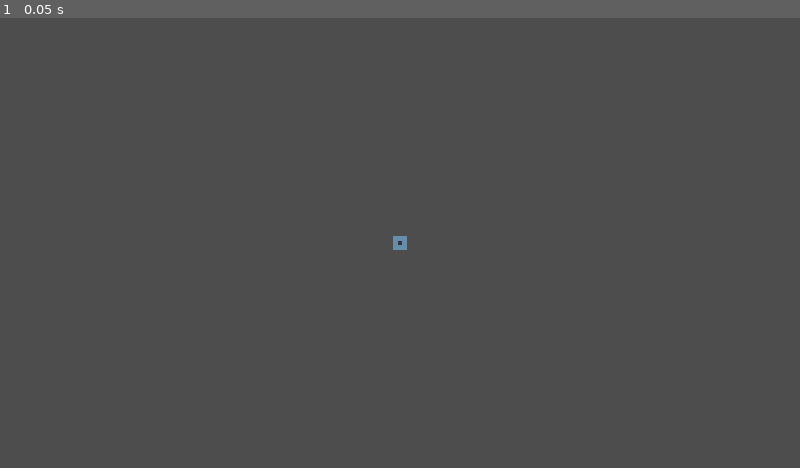
Above: before the commit, frame 1.
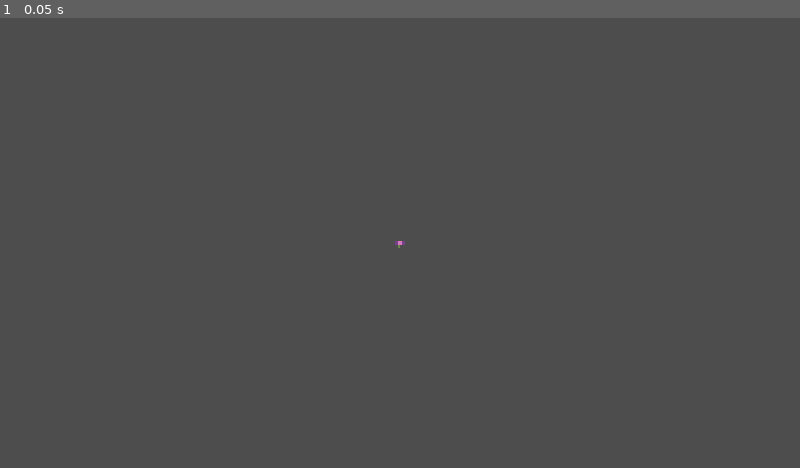
Above: after the commit, the same moment.

Repository: t-feix/very-serious-game
Game: Godot game, scene res://player/player.tscn
Two runs of this game, one before a commit and one after it. Both use one fixed random seed, a clock stepped at 60 frames per second and the inputs below. This scene is started directly instead of the project's main scene.
Inputs:
- Up to frame 1 (0.05 s): no input

The runs differ from the first frame. In frame 1, less than 0.1% of the frame differs, in the area x 49-51%, y 48-52%.

Commit message:
Added Basic Floor+Wall Spritesheet & Walkcycle dummy

Diff:
--- a/environment/walls/walls_tileset.tres
+++ b/environment/walls/walls_tileset.tres
@@ -1,6 +1,7 @@
 [gd_resource type="TileSet" format=3 uid="uid://do5defqbo3d5a"]
 
 [ext_resource type="Texture2D" uid="uid://cw5cl4ewfyyyx" path="res://environment/walls/wall_tile.png" id="1_ya4mo"]
+[ext_resource type="Texture2D" uid="uid://cwpdmxsdlw0gq" path="res://environment/walls/Topdown sprite sheet.png" id="2_2gc53"]
 
 [sub_resource type="TileSetAtlasSource" id="TileSetAtlasSource_2gc53"]
 texture = ExtResource("1_ya4mo")
@@ -8,7 +9,48 @@
 0:0/0 = 0
 0:0/0/physics_layer_0/polygon_0/points = PackedVector2Array(-16, -16, 16, -16, 16, 16, -16, 16)
 
+[sub_resource type="TileSetAtlasSource" id="TileSetAtlasSource_ewvck"]
+texture = ExtResource("2_2gc53")
+texture_region_size = Vector2i(32, 32)
+1:0/0 = 0
+2:0/0 = 0
+3:0/0 = 0
+4:0/0 = 0
+5:0/0 = 0
+6:0/0 = 0
+2:1/0 = 0
+3:1/0 = 0
+4:1/0 = 0
+5:1/0 = 0
+6:1/0 = 0
+0:2/0 = 0
+1:2/0 = 0
+2:2/0 = 0
+3:2/0 = 0
+4:2/0 = 0
+5:2/0 = 0
+6:2/0 = 0
+0:3/0 = 0
+1:3/0 = 0
+2:3/0 = 0
+3:3/0 = 0
+4:3/0 = 0
+5:3/0 = 0
+0:4/0 = 0
+1:4/0 = 0
+2:4/0 = 0
+3:4/0 = 0
+4:4/0 = 0
+5:4/0 = 0
+0:5/0 = 0
+1:5/0 = 0
+2:5/0 = 0
+3:5/0 = 0
+4:5/0 = 0
+5:5/0 = 0
+
 [resource]
 tile_size = Vector2i(32, 32)
 physics_layer_0/collision_layer = 1
 sources/0 = SubResource("TileSetAtlasSource_2gc53")
+sources/2 = SubResource("TileSetAtlasSource_ewvck")
--- a/player/player.tscn
+++ b/player/player.tscn
@@ -1,10 +1,48 @@
 [gd_scene format=3 uid="uid://bd42beihk1c6a"]
 
-[ext_resource type="Texture2D" uid="uid://cq7662n45o0au" path="res://player/player.png" id="1_oul6g"]
 [ext_resource type="Script" uid="uid://cuedcj6wvkm6l" path="res://player/player.gd" id="1_rkbax"]
+[ext_resource type="Texture2D" uid="uid://2k12aot6xolk" path="res://player/Topdown test1-Sheet.png" id="2_rkbax"]
 
 [sub_resource type="CircleShape2D" id="CircleShape2D_rkbax"]
 radius = 16.0
+
+[sub_resource type="Animation" id="Animation_g1dw6"]
+length = 0.001
+tracks/0/type = "value"
+tracks/0/imported = false
+tracks/0/enabled = true
+tracks/0/path = NodePath("Sprite2D:frame")
+tracks/0/interp = 1
+tracks/0/loop_wrap = true
+tracks/0/keys = {
+"times": PackedFloat32Array(0),
+"transitions": PackedFloat32Array(1),
+"update": 1,
+"values": [1]
+}
+
+[sub_resource type="Animation" id="Animation_yw30f"]
+resource_name = "Walk"
+length = 1.0666701
+loop_mode = 1
+tracks/0/type = "value"
+tracks/0/imported = false
+tracks/0/enabled = true
+tracks/0/path = NodePath("Sprite2D:frame")
+tracks/0/interp = 1
+tracks/0/loop_wrap = true
+tracks/0/keys = {
+"times": PackedFloat32Array(0, 0.13333334, 0.26666668, 0.4, 0.53333336, 0.6666667, 0.8, 0.93333334),
+"transitions": PackedFloat32Array(1, 1, 1, 1, 1, 1, 1, 1),
+"update": 1,
+"values": [0, 1, 2, 3, 4, 5, 6, 7]
+}
+
+[sub_resource type="AnimationLibrary" id="AnimationLibrary_qjkh3"]
+_data = {
+&"RESET": SubResource("Animation_g1dw6"),
+&"Walk": SubResource("Animation_yw30f")
+}
 
 [node name="Player" type="CharacterBody2D" unique_id=638306865]
 script = ExtResource("1_rkbax")
@@ -13,8 +51,11 @@
 shape = SubResource("CircleShape2D_rkbax")
 
 [node name="Sprite2D" type="Sprite2D" parent="." unique_id=233755444]
-texture = ExtResource("1_oul6g")
+texture = ExtResource("2_rkbax")
+hframes = 8
+frame = 1
 
 [node name="AnimationPlayer" type="AnimationPlayer" parent="." unique_id=1919794983]
+libraries/ = SubResource("AnimationLibrary_qjkh3")
 
 [node name="Camera2D" type="Camera2D" parent="." unique_id=718057998]
Binary file added: environment/walls/Topdown sprite sheet.png
Not shown, added: environment/walls/Topdown sprite sheet.png.import
Binary file added: player/Topdown test1-Sheet.png
Not shown, added: player/Topdown test1-Sheet.png.import
